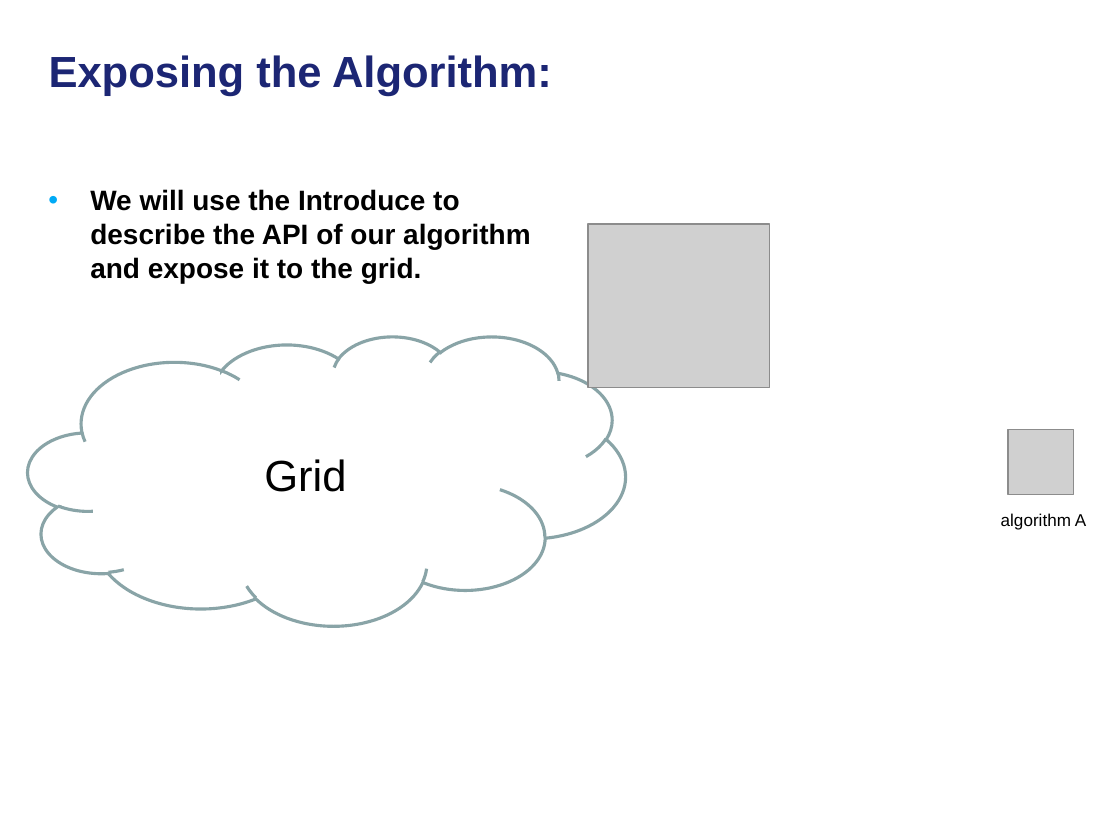
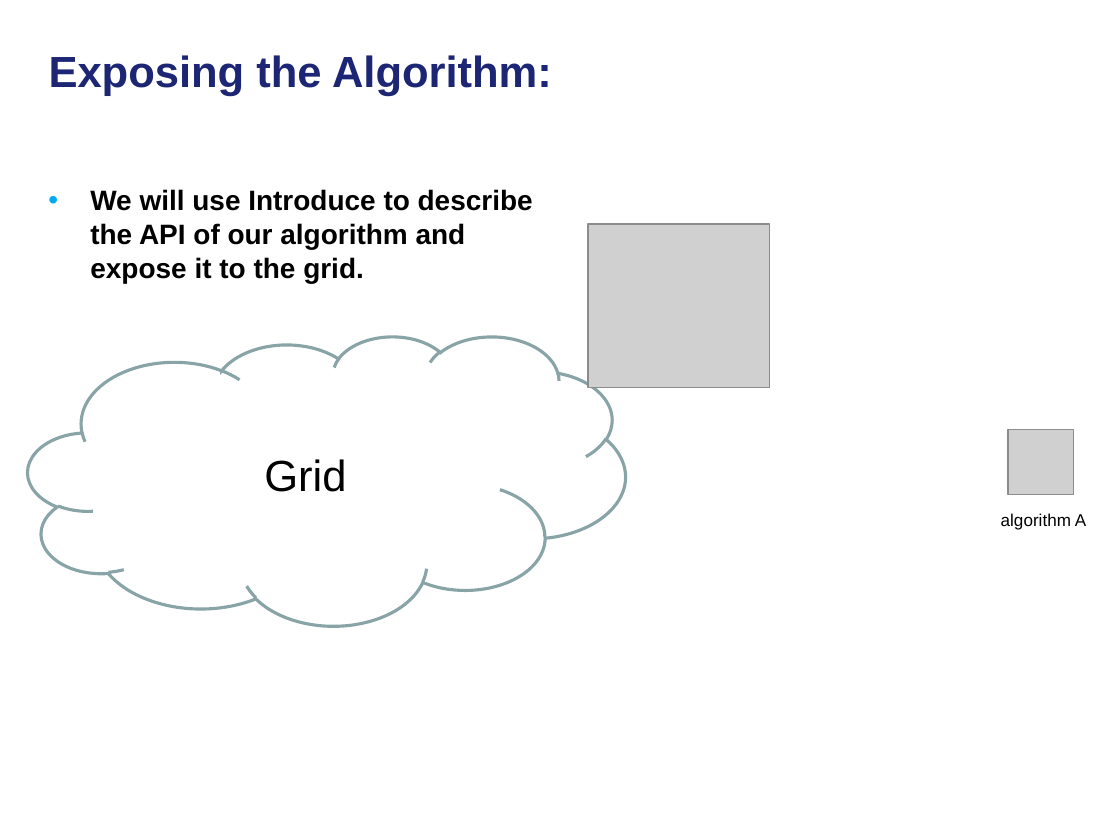
Before and after one commit to NCIP/cagrid-docs, a slide deck: slide 24 of presentations/200801_VCDE_ARCH/20080128_30_F2F_ASBP_Grid_BP.ppt (slide 11 before the commit). Drawn at 1120x840 pixels with LibreOffice and Linux fonts; fonts in the diff are those of the drawing; grey boxes stand for pictures; background and template pictures are left out. Boxes give left, top, right and bottom in pixels: in the first picture for what was removed or moved away, otherwise in the second. Text is boxed around its words. In the diff, an @@ line names an element or a change of style, - is before the commit and + after.

```diff
--- a/presentations/200801_VCDE_ARCH/20080128_30_F2F_ASBP_Grid_BP.ppt
+++ b/presentations/200801_VCDE_ARCH/20080128_30_F2F_ASBP_Grid_BP.ppt
@@ text at <box>90,189,533,283</box>: text changed @@
-• We will use the Introduce to describe the API of our algorithm and expose it to the grid.
+• We will use Introduce to describe the API of our algorithm and expose it to the grid.
```
Also in this commit, not shown: 4 other slides changed, 20 slides added.
